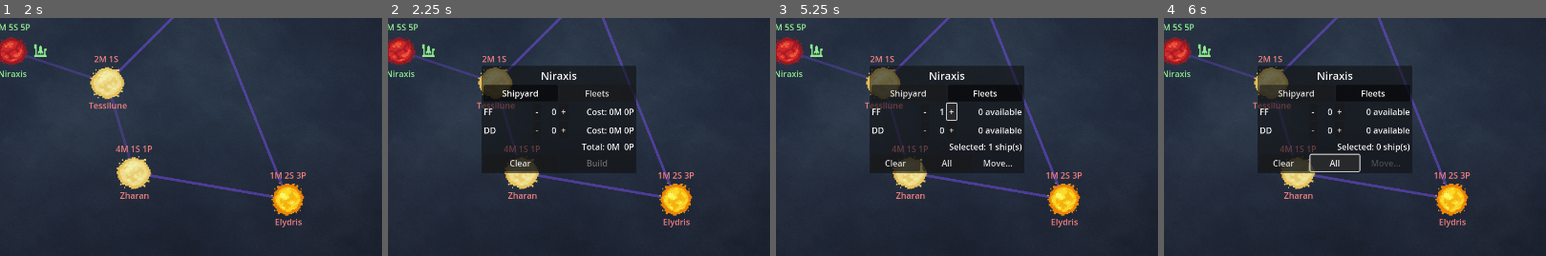
Above: before the commit, frames 1-4 (left to right).
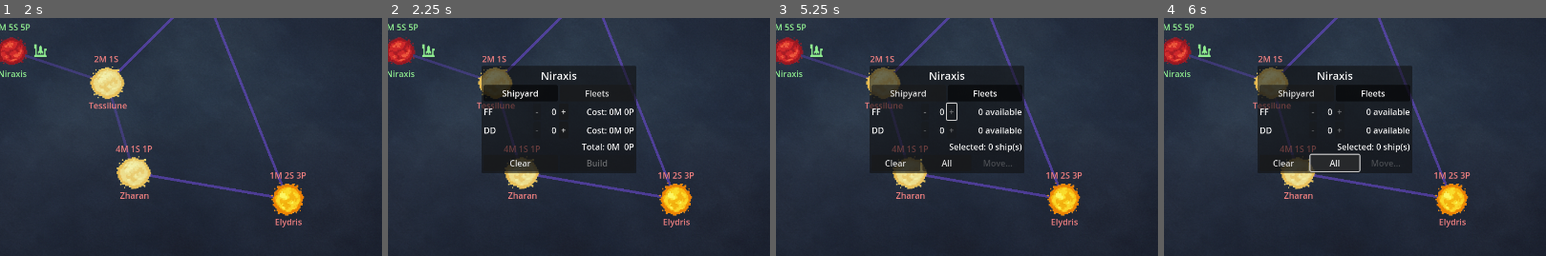
Above: after the commit, the same moments.

Repository: igjese/galaxy-campaign
Game: Godot game, scene res://map.tscn
Same seed, same stepped clock (60 frames per second), same inputs: the game is played once before the commit and once after it.
Inputs (mouse positions are % of the whole screen's width and height, from its top left):
- Up to frame 1 (2 s): click "End Turn" at 0.5 s; click "Velthara" at 1.25 s
- Up to frame 2 (2.25 s): click "Niraxis" at 2 s
- Up to frame 3 (5.25 s): click "Shipyard" at 2.75 s; click "Fleets" at 3.5 s; click (47, 48) at 4.25 s, where only the run before the commit has a clickable "-"; click (51, 48) at 5 s, where only the run before the commit has a clickable "+"
- Up to frame 4 (6 s): click "All" at 5.75 s
The pictures show only the part of the screen within x 28-78%, y 29-79%; the shares and areas given below are measured in that part.

Frame 1 is identical in both runs. In frame 2, less than 0.1% of the frame differs, in the area x 38-40%, y 39-48%; in frame 3, 0.2%, in the area x 38-62%, y 38-63%; in frame 4, less than 0.1%.

Commit message:
Build dialog: disable -/+ when don't make sense

Diff:
--- a/scenes/line_increment.gd
+++ b/scenes/line_increment.gd
@@ -39,9 +39,13 @@
 
     if current_mode == Mode.BUILD:
         $Info.text = "Cost: %dM %dP" % [cost_mats * count, cost_pers * count]
+        $Increase.disabled = false
+        $Decrease.disabled = (count == 0)
     else:  # MOVE
         available = hulls_available(id)
         $Info.text = "%d available" % available
+        $Increase.disabled = (available == 0 or count >= available)
+        $Decrease.disabled = (count == 0)
 
     emit_signal("count_changed", id, count)
 
